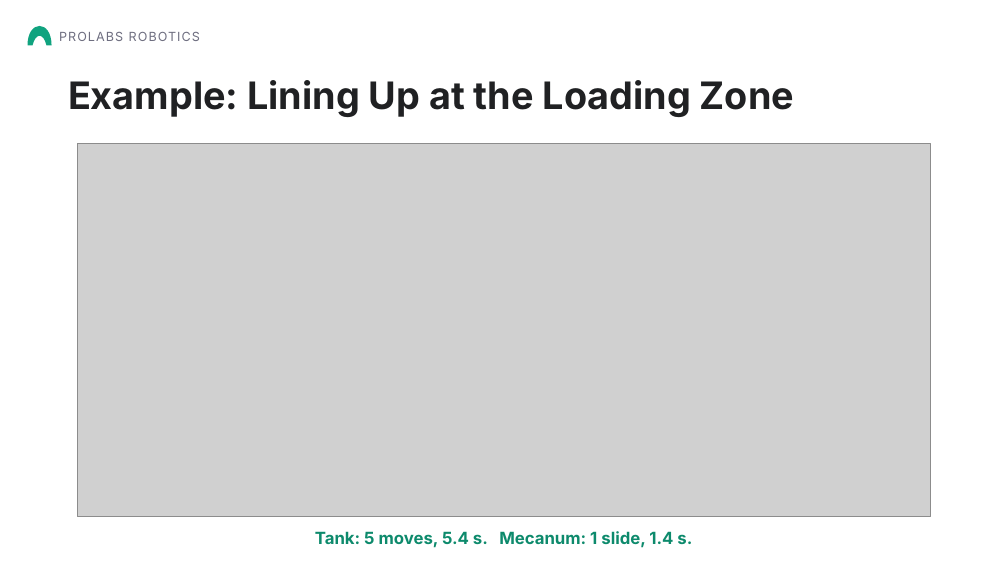
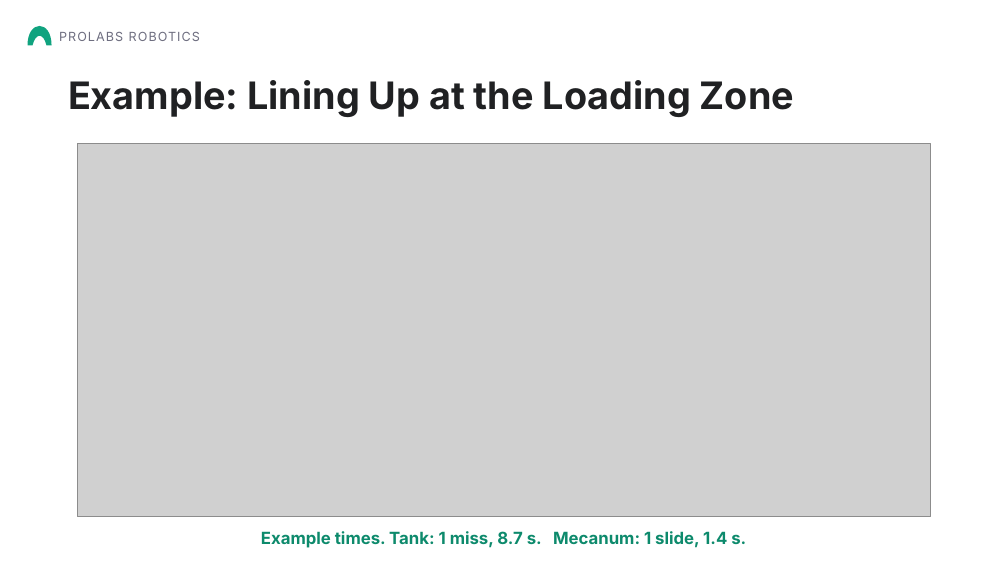
Before and after one commit to Aarav-111/FTC-Bangalore-Resources, a slide deck: slide 7 of FTC Chassis options/Mecanum Wheels Presentation.pptx (slide 8 before the commit). Drawn at 1008x567 pixels with LibreOffice and Linux fonts; fonts in the diff are those of the drawing; grey boxes stand for pictures; background and template pictures are left out. Boxes give left, top, right and bottom in pixels: in the first picture for what was removed or moved away, otherwise in the second. Text is boxed around its words. In the diff, an @@ line names an element or a change of style, - is before the commit and + after.

```diff
--- a/FTC Chassis options/Mecanum Wheels Presentation.pptx
+++ b/FTC Chassis options/Mecanum Wheels Presentation.pptx
@@ text at (261,531,746,548): text changed @@
-Tank: 5 moves, 5.4 s. Mecanum: 1 slide, 1.4 s.
+Example times. Tank: 1 miss, 8.7 s. Mecanum: 1 slide, 1.4 s.
```
Also in this commit, not shown: 4 other slides changed, 1 slide added, 7 slides removed, 1 other file.
